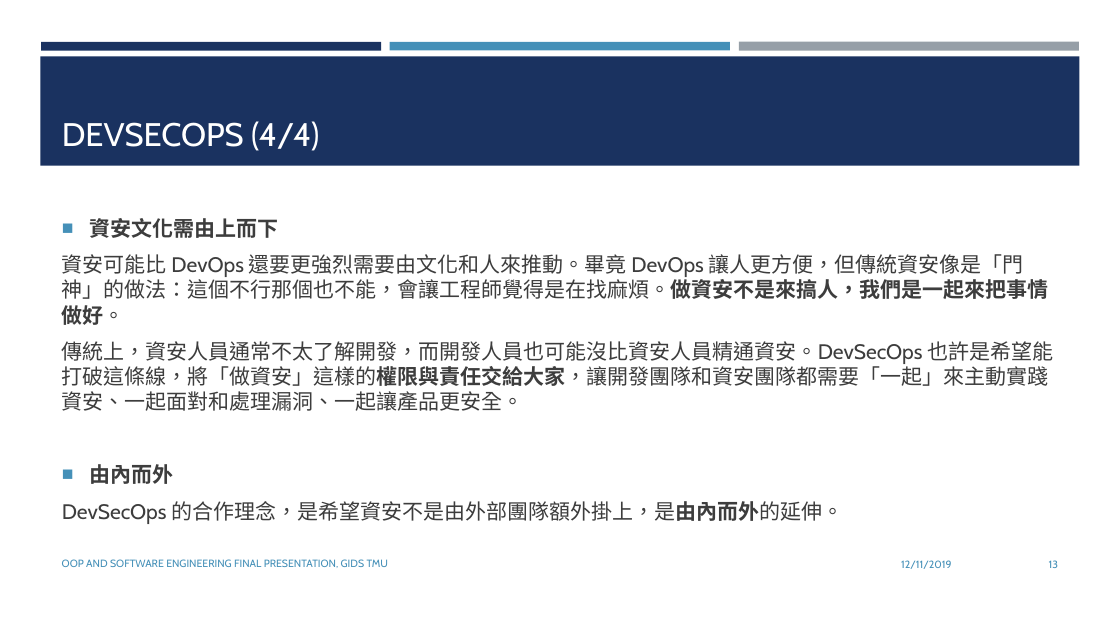
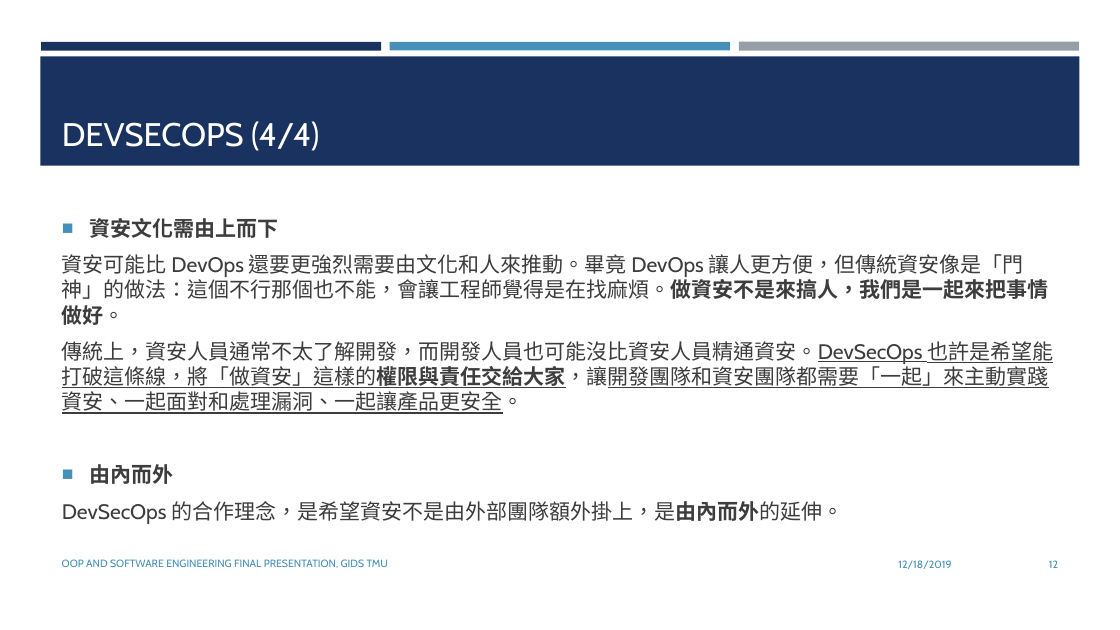
Before and after one commit to Weber12321/TMU-GIDS, a slide deck: slide 12 of 物件導向程式設計/Marry Devops and cybersecurity.pptx (slide 13 before the commit). Drawn at 1120x630 pixels with LibreOffice and Linux fonts; fonts in the diff are those of the drawing. Boxes give left, top, right and bottom in pixels: in the first picture for what was removed or moved away, otherwise in the second. Text is boxed around its words. In the diff, an @@ line names an element or a change of style, - is before the commit and + after.

```diff
--- a/物件導向程式設計/Marry Devops and cybersecurity.pptx
+++ b/物件導向程式設計/Marry Devops and cybersecurity.pptx
@@ text at <box>62,341,1053,414</box>: underline on in "傳統上，資安人員通常不太了解開發，而開發人員也可能沒比資安人員精通資安。DevSecOps 也許是希望能打破這條線，將「 ..." @@
@@ text at <box>898,560,951,569</box>: text changed @@
-12/11/2019
+12/18/2019
@@ page number at <box>1049,560,1058,568</box>: text changed @@
-13
+12
```
Also in this commit, not shown: 13 other slides changed, 1 slide removed, 4 other files.
